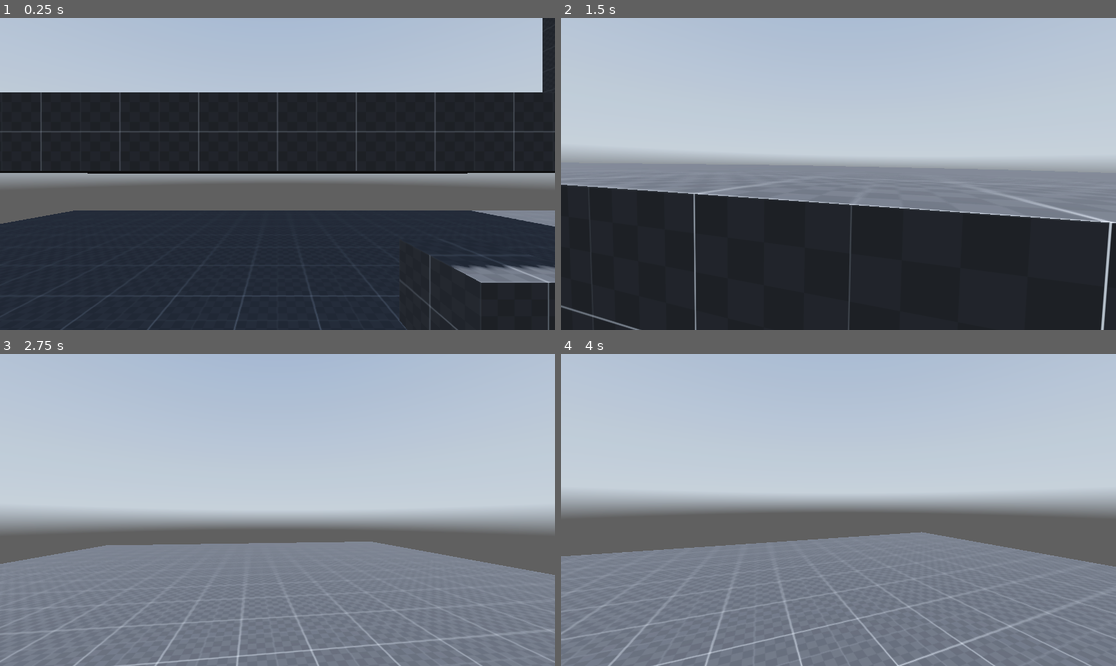
Above: before the commit, frames 1-4 (two rows, left to right).
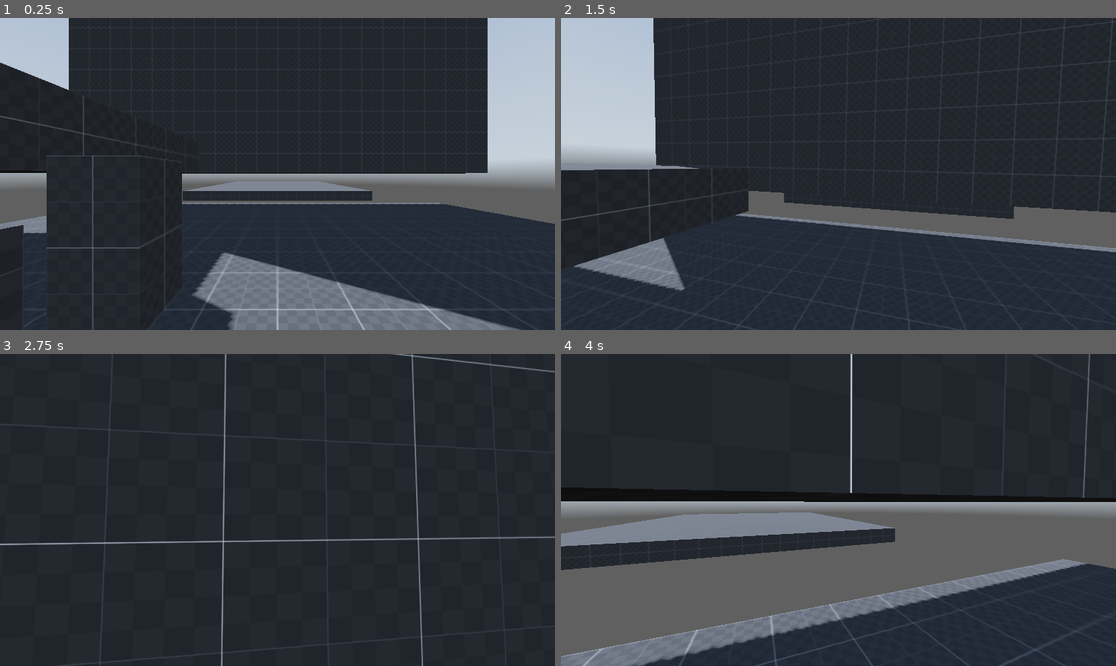
Above: after the commit, the same moments.

Repository: DrSpaniel/_Godot
Game: Godot game, scene res://scenes/main.tscn
Same seed, same stepped clock (60 frames per second), same inputs: the game is played once before the commit and once after it. A sky picture missing from this copy of the repository is replaced by a grey-blue gradient.
Inputs (mouse positions are in pixels of both pictures, inside the frame that each line leads up to):
- Up to frame 1 (0.25 s): no input
- Up to frame 2 (1.5 s): tap Enter at 0.5 s; move the mouse to (866, 174) at 0.52 s; hold Space (crouch) 0.53-1.28 s; hold W (forward) from 0.53 s (still down); tap Shift (sprint) at 0.8, 1.35 s; move the mouse to (810, 174) at 1.27 s
- Up to frame 3 (2.75 s): keep holding W (forward); tap Space (crouch) at 1.55 s; move the mouse to (288, 503) at 2.02 s; press the mouse at (288, 503) at 2.03 s; tap Shift (sprint) at 2.3 s
- Up to frame 4 (4 s): keep holding W (forward); move the mouse to (832, 516) at 2.77 s; release the mouse at (832, 516) at 2.78 s; tap Space (crouch) at 2.85 s; move the mouse to (877, 513) at 3.52 s; hold Alt (freelook) from 3.53 s (still down); tap Shift (sprint) at 3.8 s

The runs differ from the first frame. In frame 1, 39% of the frame differs, in the area x 0-100%, y 0-100%; in frame 2, 60%; in frame 3, 100%; in frame 4, 86%.

Commit message:
asdadsas
dasdasdasdas

Diff:
--- a/fps_test1/scenes/main.tscn
+++ b/fps_test1/scenes/main.tscn
@@ -181,9 +181,15 @@
 [node name="stage" type="Node3D" parent="."]
 
 [node name="floor" type="CSGBox3D" parent="stage"]
-transform = Transform3D(1, 0, 0, 0, 1, 0, 0, 0, 1, 25.5, -0.5, 0)
-use_collision = true
-size = Vector3(71, 1, 20)
+transform = Transform3D(1, 0, 0, 0, 1, 0, 0, 0, 1, 3, -0.5, 0)
+use_collision = true
+size = Vector3(26, 1, 20)
+material = SubResource("StandardMaterial3D_k0juu")
+
+[node name="floor4" type="CSGBox3D" parent="stage"]
+transform = Transform3D(1, 0, 0, 0, 1, 0, 0, 0, 1, 38.0463, -0.5, 0)
+use_collision = true
+size = Vector3(26.646, 1, 20)
 material = SubResource("StandardMaterial3D_k0juu")
 
 [node name="floor3" type="CSGBox3D" parent="stage"]
@@ -261,6 +267,7 @@
 shadow_enabled = true
 
 [node name="player" type="CharacterBody3D" parent="."]
+transform = Transform3D(-4.37114e-08, 0, -1, 0, 1, 0, 1, 0, -4.37114e-08, 3.3, 0, 0)
 script = ExtResource("3_sugp2")
 
 [node name="standing_collision" type="CollisionShape3D" parent="player"]
@@ -281,6 +288,7 @@
 target_position = Vector3(0, 2, 0)
 
 [node name="neck" type="Node3D" parent="player"]
+unique_name_in_owner = true
 transform = Transform3D(1, 0, 0, 0, 1, 0, 0, 0, 1, 0, 1.8, 0)
 
 [node name="head" type="Node3D" parent="player/neck"]
--- a/fps_test1/scripts/player.gd
+++ b/fps_test1/scripts/player.gd
@@ -36,6 +36,13 @@
 var horizontal_velocity = Vector2(velocity.x, velocity.z)
 
 const jump_velocity = 7
+
+#TEST VARS
+
+const crouch_translate = 0.7
+const crouch_jump_add = crouch_translate * 0.9 # 0.9 for sourcelike camera jitter in air on crouch, makes for a nice notifier
+var is_crouched := false
+#END TEST VARS
 
 var crouch_counter = 0.0
 var min_crouch_counter = 5.0
@@ -139,9 +146,9 @@
 	# Crouching
 	if is_on_floor() and Input.is_action_pressed("crouch") or sliding:			#made this only if on floor cause i need a different type of crouch logic to have crouch jumping
 		current_speed = lerp(current_speed, crouch_speed, delta * lerp_speed)
-		head.position.y = lerp(head.position.y, crouch_depth, delta * lerp_speed)
+		head.position.y = lerp(head.position.y, crouch_depth, delta * lerp_speed)		#this moved the head camera down
 		standing_collision.disabled = true
-		crouched_collision.disabled = false
+		crouched_collision.disabled = false		#change these two to changing the player height.y
 
 		if is_on_floor():
 			is_charging = true
@@ -153,7 +160,7 @@
 			print("crouch:", int(crouch_counter))
 
 		#slide begin logic
-		if (sprinting and input_dir != Vector2.ZERO and is_on_floor()):		#i think this should have if horizontal_velocity.length() > 7 but when i put it, it runs infinitely instead of one time. gotta fix that
+		if (horizontal_velocity.length() > 7 and sprinting and input_dir != Vector2.ZERO and is_on_floor()):		#i think this should have if horizontal_velocity.length() > 7 but when i put it, it runs infinitely instead of one time. gotta fix that
 			sliding = true
 			slide_timer = slide_timer_max
 			slide_vector = input_dir
@@ -170,7 +177,7 @@
 		# Uncrouching / Standing
 
 		standing_collision.disabled = false
-		crouched_collision.disabled = true
+		crouched_collision.disabled = true		#change these two to changing the player height.y in a function?
 
 		head.position.y = lerp(head.position.y, 0.0, delta * lerp_speed)
 
@@ -182,11 +189,10 @@
 				if horizontal_velocity.length() > 7:		#this is here cause i wanna allow sliding to happen not just when sprinting. like TF2
 					walking = false
 					sprinting = true
-					crouched = true
+					crouched = false
 					print("can sprint")
 				else:
-					print("cant't sprint")
-
+					print("can't sprint")
 		elif Input.is_action_just_released("crouch") and is_on_floor():		#im pretty sure this is getting broken by the above sprint thing, when i jump while in a slide and also holding sprint it does not jump.;
 			do_jump(crouch_counter)
 		else:
@@ -250,16 +256,8 @@
 
 		if Input.is_action_pressed("crouch"):		#FIXED!!!!!!! but now there needs to be a raycast checker for the floor bug
 			print("crouchJump")
-			crouchjump_collision.disabled = false
-			standing_collision.disabled = true
 		elif Input.is_action_just_released("crouch"):
 			print("crouchJumpRelease")
-			crouchjump_collision.disabled = true
-			standing_collision.disabled = false
-	elif ray_cast_3d.is_colliding():
-			crouched_collision.disabled = true
-			crouchjump_collision.disabled = true
-			standing_collision.disabled = false
 
 
 
